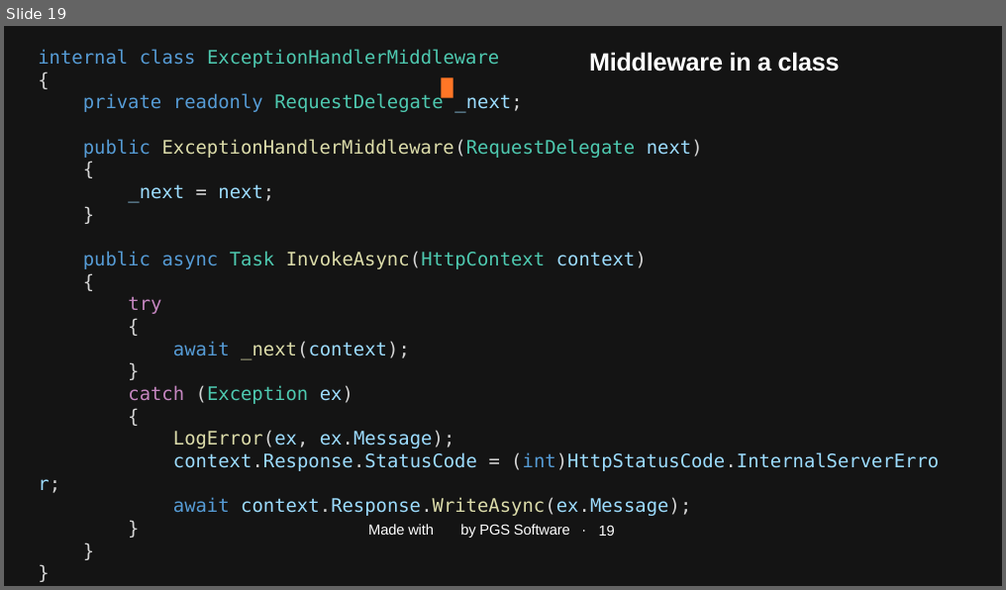
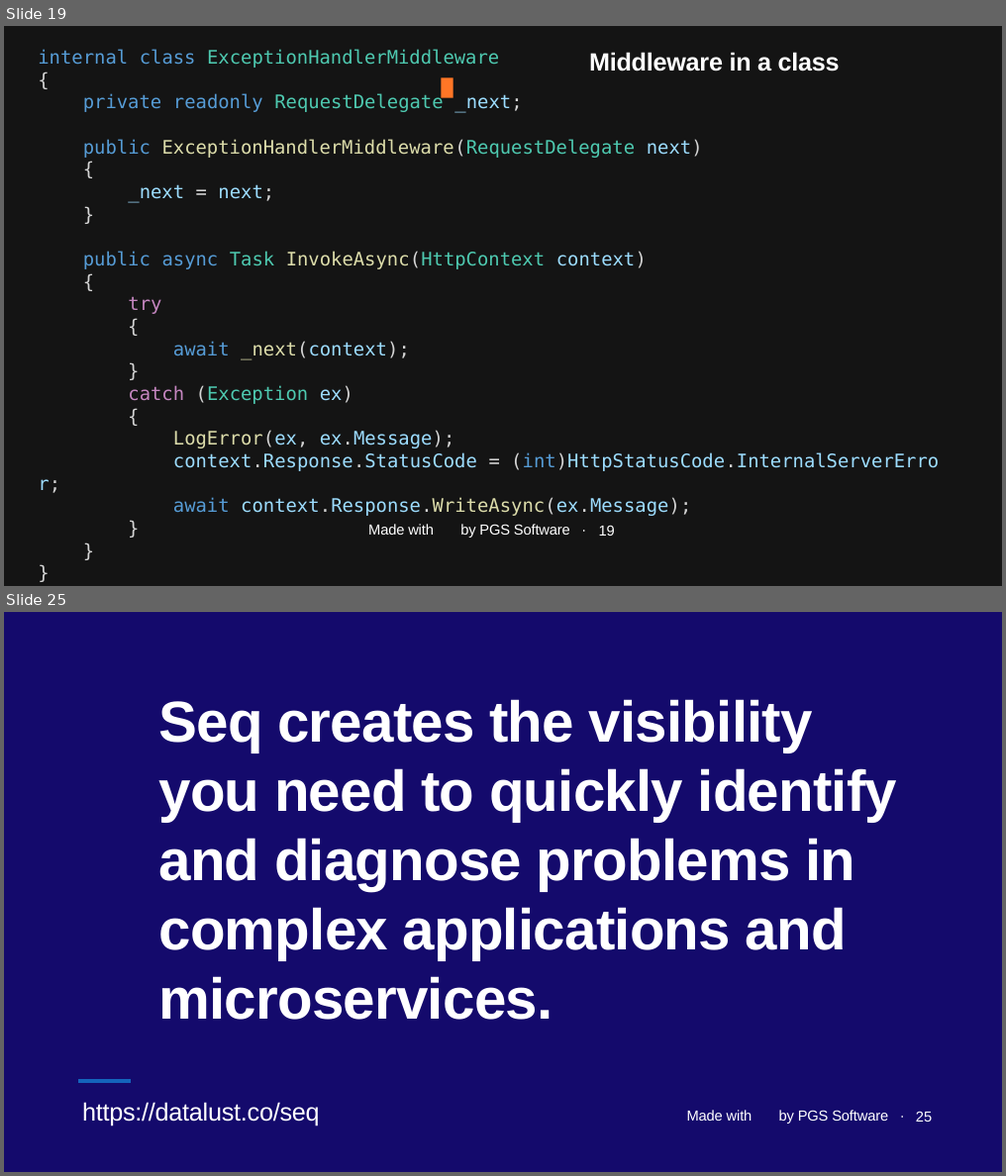
Before and after one commit to januszmarcinik/.NET-getting-started, a slide deck: PGS SharpDev.pptx. Shown one above the other, each under a label of ours: slide 19 before the commit, slides 19 and 25 after it; the slides between them are not shown. The pictures are 1006x590 and 1006x1176 pixels, drawn with LibreOffice and Linux fonts; fonts in the diff are those of the drawing; background and template pictures are left out. Boxes give left, top, right and bottom in pixels: in the first picture for what was removed or moved away, otherwise in the second. Text is boxed around its words. In the diff, an @@ line names an element or a change of style, - is before the commit and + after.

```diff
--- a/PGS SharpDev.pptx
+++ b/PGS SharpDev.pptx
@@ slide 25 added at (x1=4, y1=612, x2=1002, y2=1172), background #140A6C @@
@@ text added at (x1=158, y1=699, x2=898, y2=1020), 111 pt, text #FFFFFF, bold @@
+Seq creates the visibility you need to quickly identify and diagnose problems in complex applications and microservices.
@@ line added from (78, 1080) to (131, 1080), #1464BC 8 pt @@
@@ text added at (x1=82, y1=1102, x2=320, y2=1127), 48 pt, text #FFFFFF @@
+https://datalust.co/seq
@@ text added at (x1=687, y1=1110, x2=888, y2=1124), 28 pt, text #FFFFFF @@
+Made with by PGS Software ·
@@ page number added at (x1=916, y1=1111, x2=932, y2=1122), 28 pt, text #FFFFFF @@
+25
```
Also in this commit, not shown: 3 slides changed, 6 other slides added, 106 slides removed, 4 other files.
